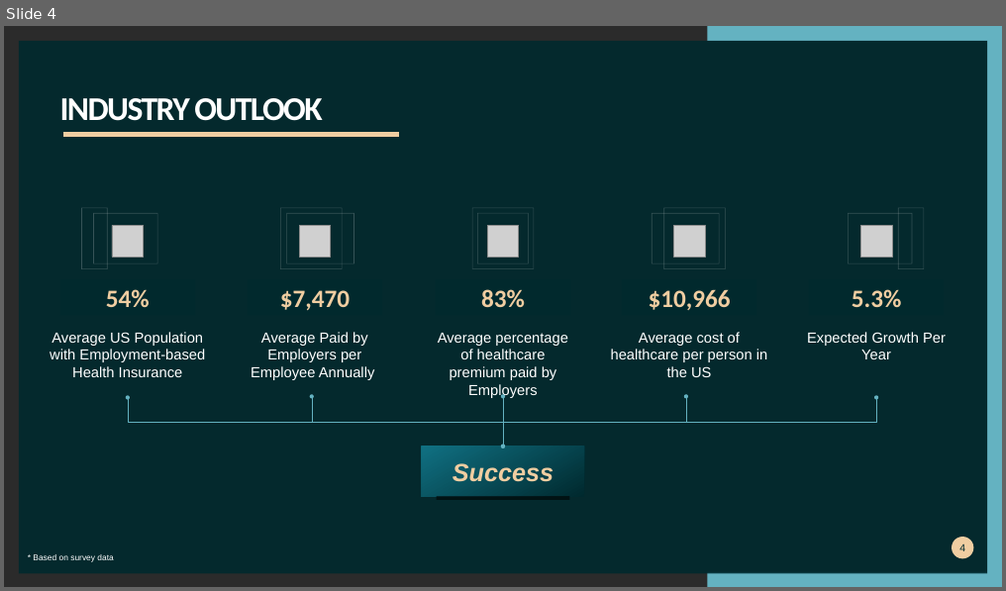
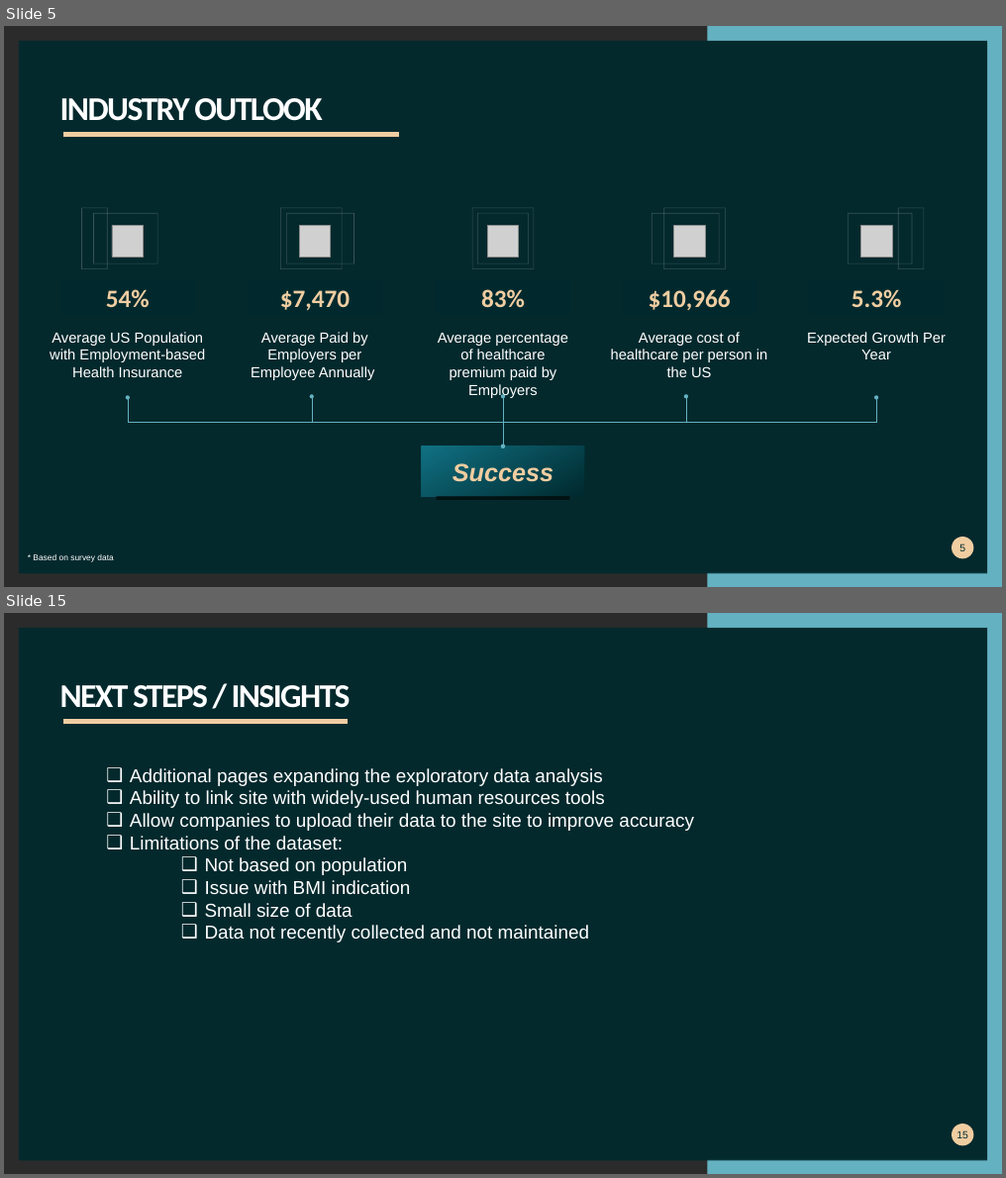
Before and after one commit to khutula/Medical-Insurance-Costs, a slide deck: documents/Medical Insurance Cost.pptx. Shown one above the other, each under a label of ours: slide 4 before the commit, slides 5 and 15 after it; the slides between them are not shown. The pictures are 1006x591 and 1006x1178 pixels, drawn with LibreOffice and Linux fonts; fonts in the diff are those of the drawing; grey boxes stand for pictures; background and template pictures are left out; a plain dark background stands for a picture behind light text. Boxes give left, top, right and bottom in pixels: in the first picture for what was removed or moved away, otherwise in the second. Text is boxed around its words. In the diff, an @@ line names an element or a change of style, - is before the commit and + after.

```diff
--- a/documents/Medical Insurance Cost.pptx
+++ b/documents/Medical Insurance Cost.pptx
@@ slide 15 added at <box>4,613,1002,1174</box>, background picture (left out); not listed: 1 template element that a slide beside it also shows @@
@@ rectangle added at <box>19,628,988,1161</box>, fill #00292E at 90% opacity @@
@@ title added at <box>60,685,350,708</box>, 32 pt, text #FFFFFF, bold @@
+NEXT STEPS / INSIGHTS
@@ freeform shape added at <box>63,718,348,722</box>, outline #F0CDA1 4.32 pt @@
@@ text added at <box>130,768,694,943</box>, 18 pt, text #FFFFFF @@
+❑ Additional pages expanding the exploratory data analysis
+❑ Ability to link site with widely-used human resources tools
+❑ Allow companies to upload their data to the site to improve accuracy
+❑ Limitations of the dataset:
+    ❑ Not based on population
+    ❑ Issue with BMI indication
+    ❑ Small size of data
+    ❑ Data not recently collected and not maintained
@@ page number added at <box>951,1124,974,1147</box>, fill #F0CDA1, 10 pt, text #00292E @@
+15
@@ what was slide 4 is now slide 5 @@
@@ page number at <box>959,544,965,552</box>: text changed @@
-4
+5
```
Also in this commit, not shown: 5 slides changed, 9 other slides added, 8 slides removed.
